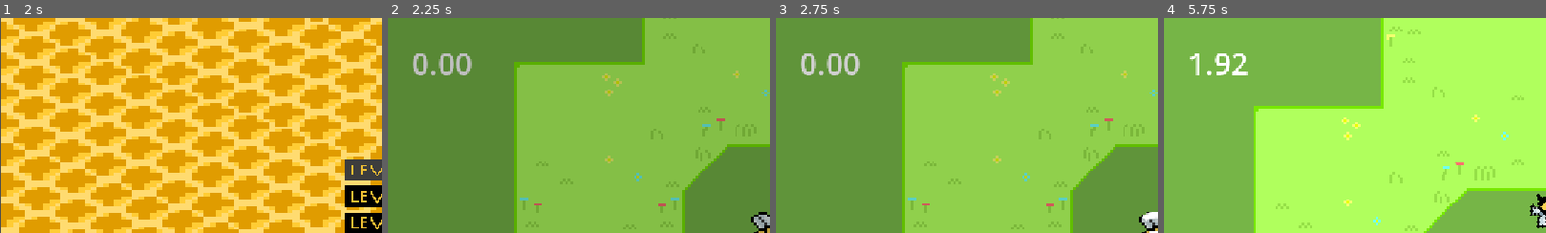
Above: before the commit, frames 1-4 (left to right).
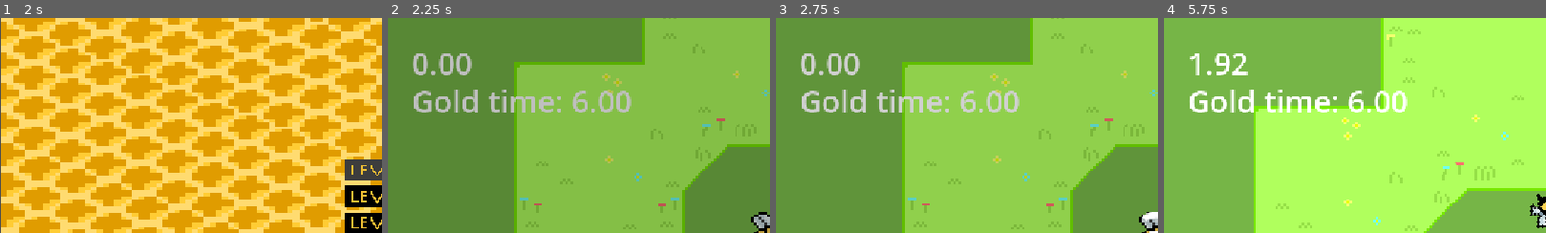
Above: after the commit, the same moments.

Repository: futurefleagames-lab/bee-line
Game: Godot game, scene res://scenes/menus/main_menu.tscn
Same seed, same stepped clock (60 frames per second), same inputs: the game is played once before the commit and once after it.
Inputs (mouse positions are % of the whole screen's width and height, from its top left):
- Up to frame 1 (2 s): click (54, 47) at 0.5 s; click (51, 34) at 1.25 s
- Up to frame 2 (2.25 s): click (51, 35) at 2 s
- Up to frame 3 (2.75 s): no input
- Up to frame 4 (5.75 s): tap Enter at 2.75 s; move the mouse to (72, 45) at 2.77 s; hold D (right) 2.78-3.53 s; tap Space (dash) at 2.85, 4.35 s; click (72, 45) at 2.92 s; move the mouse to (30, 55) at 3.52 s; hold S (down) 3.53-4.28 s; tap Shift (slide) at 3.6, 5.1 s; move the mouse to (60, 28) at 4.27 s; hold D (right) 4.28-5.03 s; move the mouse to (45, 70) at 5.02 s; hold W (up) from 5.03 s (still down); click (45, 70) at 5.17 s
The pictures show only the part of the screen within x 0-50%, y 0-50%; the shares and areas given below are measured in that part.

Frame 1 is identical in both runs. In frame 2, 2.4% of the frame differs, in the area x 6-64%, y 33-44%; in frame 3, 2.4%; in frame 4, 2.5%.

Commit message:
Medal timer hud

Diff:
--- a/scenes/HUD/LevelHUD.tscn
+++ b/scenes/HUD/LevelHUD.tscn
@@ -24,7 +24,7 @@
 
 [sub_resource type="Animation" id="Animation_ufpb3"]
 resource_name = "fade_in"
-length = 0.19999999999999998
+length = 0.2
 tracks/0/type = "value"
 tracks/0/imported = false
 tracks/0/enabled = true
@@ -40,7 +40,7 @@
 
 [sub_resource type="Animation" id="Animation_3bfp8"]
 resource_name = "fade_out"
-length = 0.19999999999999998
+length = 0.2
 tracks/0/type = "value"
 tracks/0/imported = false
 tracks/0/enabled = true
@@ -69,6 +69,14 @@
 offset_top = 36.0
 offset_right = 153.0
 offset_bottom = 103.0
+theme_override_font_sizes/font_size = 46
+text = "0.00"
+
+[node name="medallabel" type="Label" parent="." unique_id=1275227497]
+offset_left = 36.0
+offset_top = 93.0
+offset_right = 153.0
+offset_bottom = 160.0
 theme_override_font_sizes/font_size = 46
 text = "0.00"
 
--- a/scripts/levels/level_template.gd
+++ b/scripts/levels/level_template.gd
@@ -19,6 +19,7 @@
 var duration: int = 3
 
 @onready var timer_label: Label = $LevelHud/timerlabel
+@onready var medal_label: Label = $LevelHud/medallabel
 @onready var complete = $LevelComplete
 
 @onready var fade: Control = $LevelHud/Fade
@@ -32,6 +33,15 @@
 	if not level_finished and not timer_paused:
 		elapsed_time += delta
 	timer_label.text = "%.2f" % elapsed_time
+	if (level_id.left(1)).is_valid_int():
+		if elapsed_time < SaveSystem.temporary_keys.get(level_id + " best time") and SaveSystem.temporary_keys.get(level_id + " best time") != -1.0:
+			medal_label.text = "Best time: " + "%.2f" % SaveSystem.temporary_keys.get(level_id + " best time")
+		elif elapsed_time < gold_time:
+			medal_label.text = "Gold time: " + "%.2f" % gold_time
+		elif elapsed_time < silver_time:
+			medal_label.text = "Silver time: " + "%.2f" % silver_time
+		else:
+			medal_label.text = "Bronze time: " + "%.2f" % bronze_time
 
 #for time penalty boxes
 func add_penalty(amount: float) -> void:
@@ -91,6 +101,11 @@
 	timer_paused = true
 	get_tree().paused = true
 	fade.show()
+	if (level_id.left(1)).is_valid_int():
+		if SaveSystem.temporary_keys.get(level_id + " medal") == "Gold":
+			medal_label.text = "Best time: " + "%.2f" % SaveSystem.temporary_keys.get(level_id + " best time")
+		else:
+			medal_label.text = "Gold time: " + "%.2f" % gold_time
 	fade_animation.play("fade_in")
 	await fade_animation.animation_finished
 	fade.hide()
